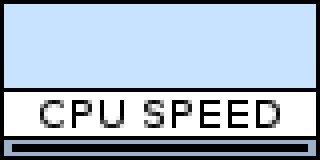
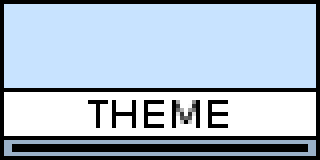
Two versions of the same layered image (320px x 160px). Layer-by-layer changes:
renamed "CPU SPEED" to "THEME", painted on it over <box>40,100,280,128</box>
